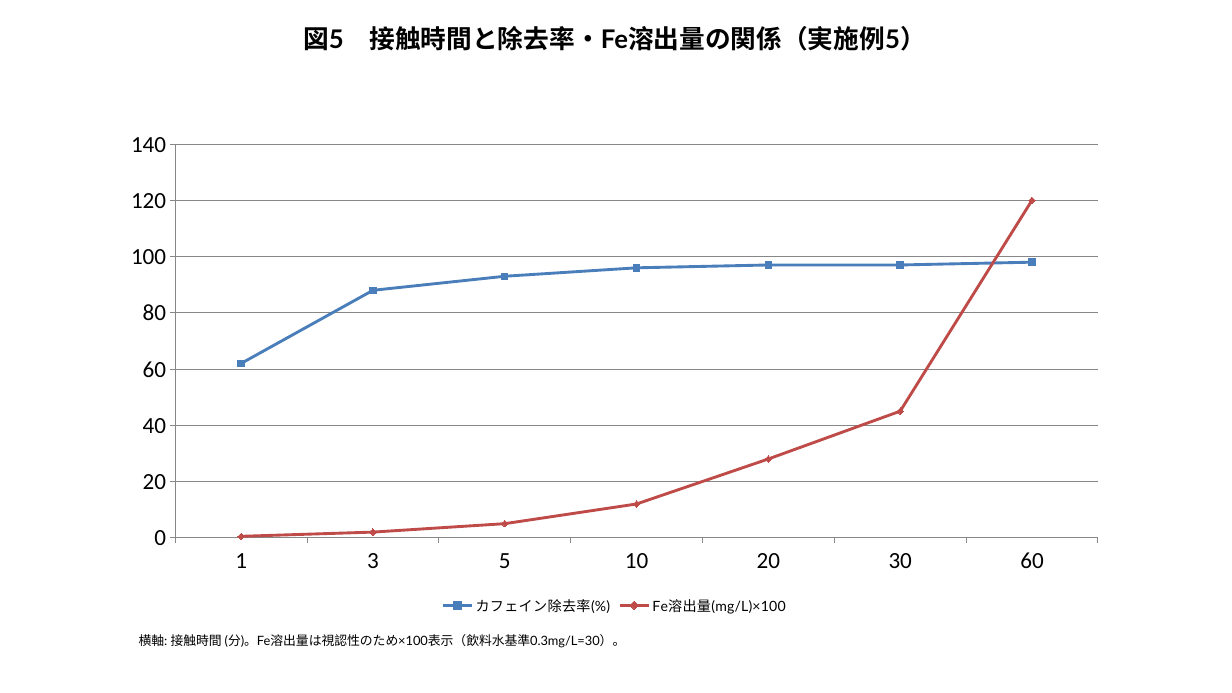
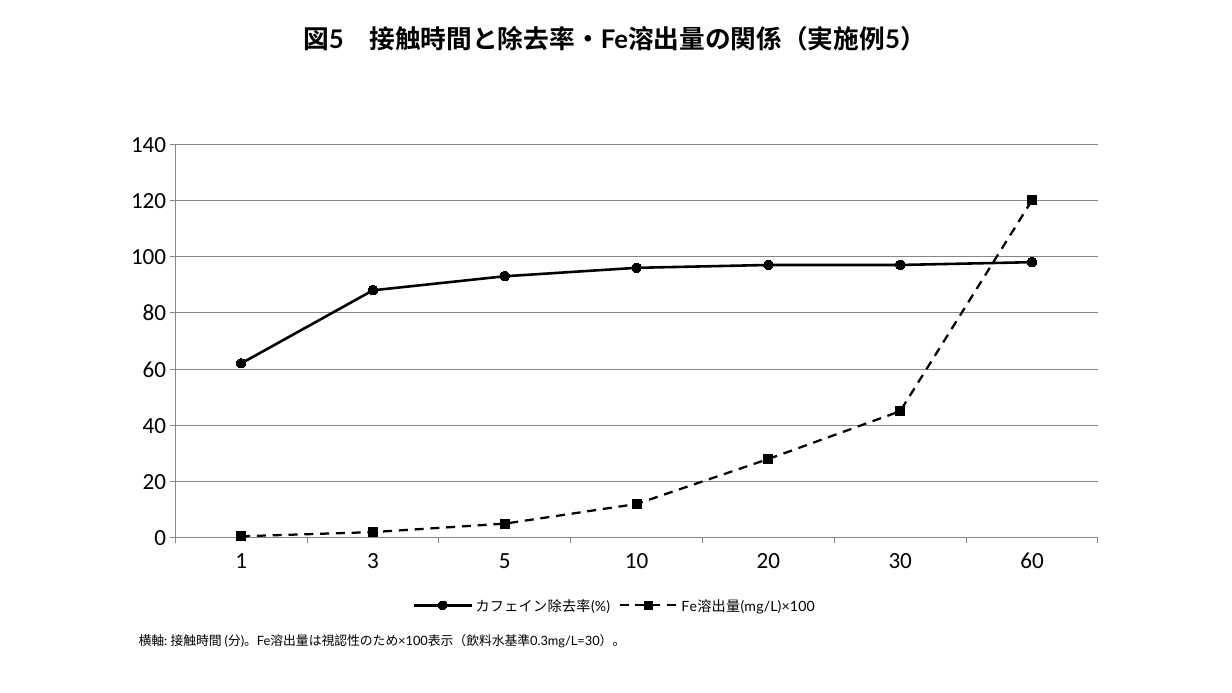
Before and after one commit to bougtoir/heat-accidents-mortality, a slide deck: slide 5 of montmorillonite_decaf/patent_figures.pptx. Drawn at 1232x693 pixels with LibreOffice and Linux fonts; fonts in the diff are those of the drawing. Boxes give left, top, right and bottom in pixels: in the first picture for what was removed or moved away, otherwise in the second. Text is boxed around its words. In the diff, an @@ line names an element or a change of style, - is before the commit and + after.

```diff
--- a/montmorillonite_decaf/patent_figures.pptx
+++ b/montmorillonite_decaf/patent_figures.pptx
@@ line chart at [111, 120, 1118, 619] @@
@@ colour of カフェイン除去率(%) #4F81BD to #000000 @@
@@ colour of Fe溶出量(mg/L)×100 #C0504D to #000000 @@
```
Also in this commit, not shown: 4 other slides changed, 9 other files.
